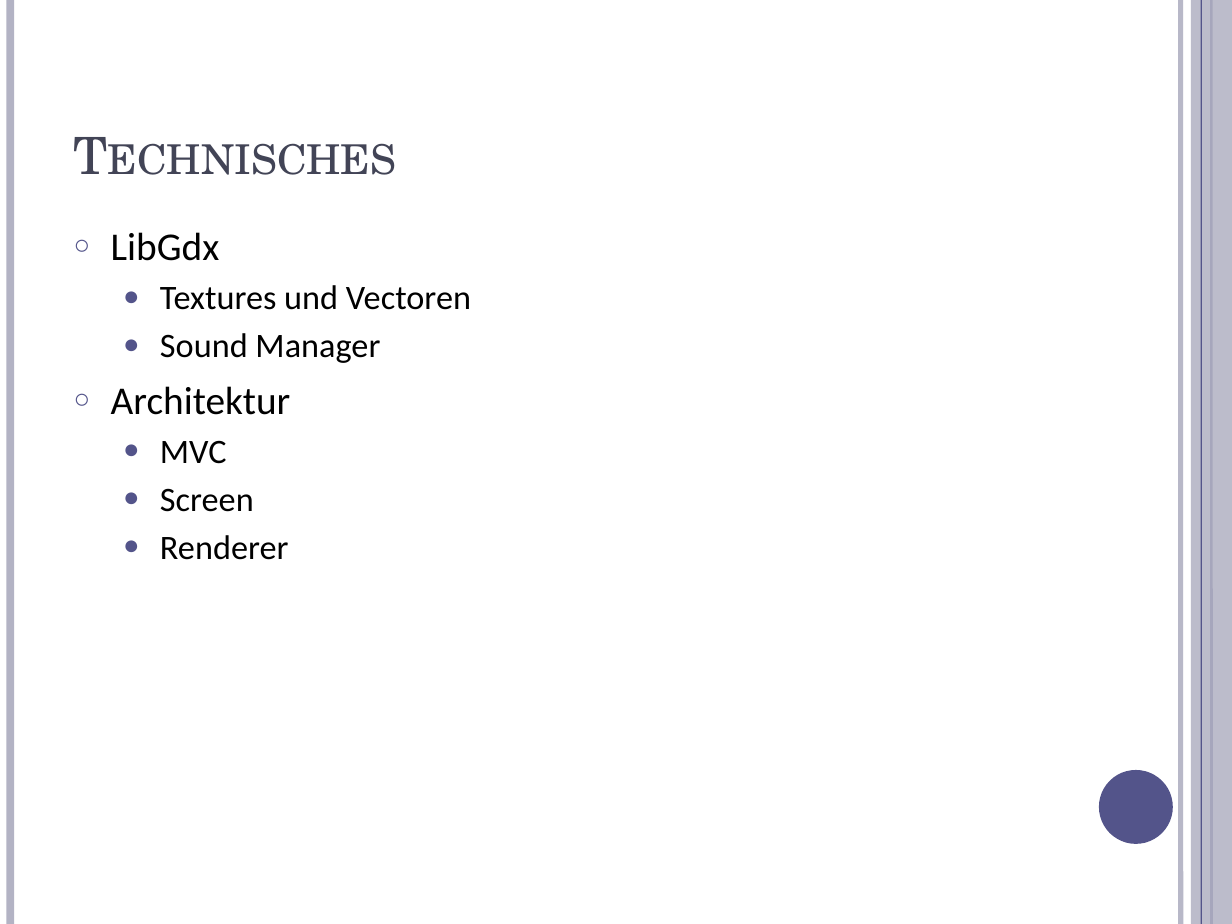
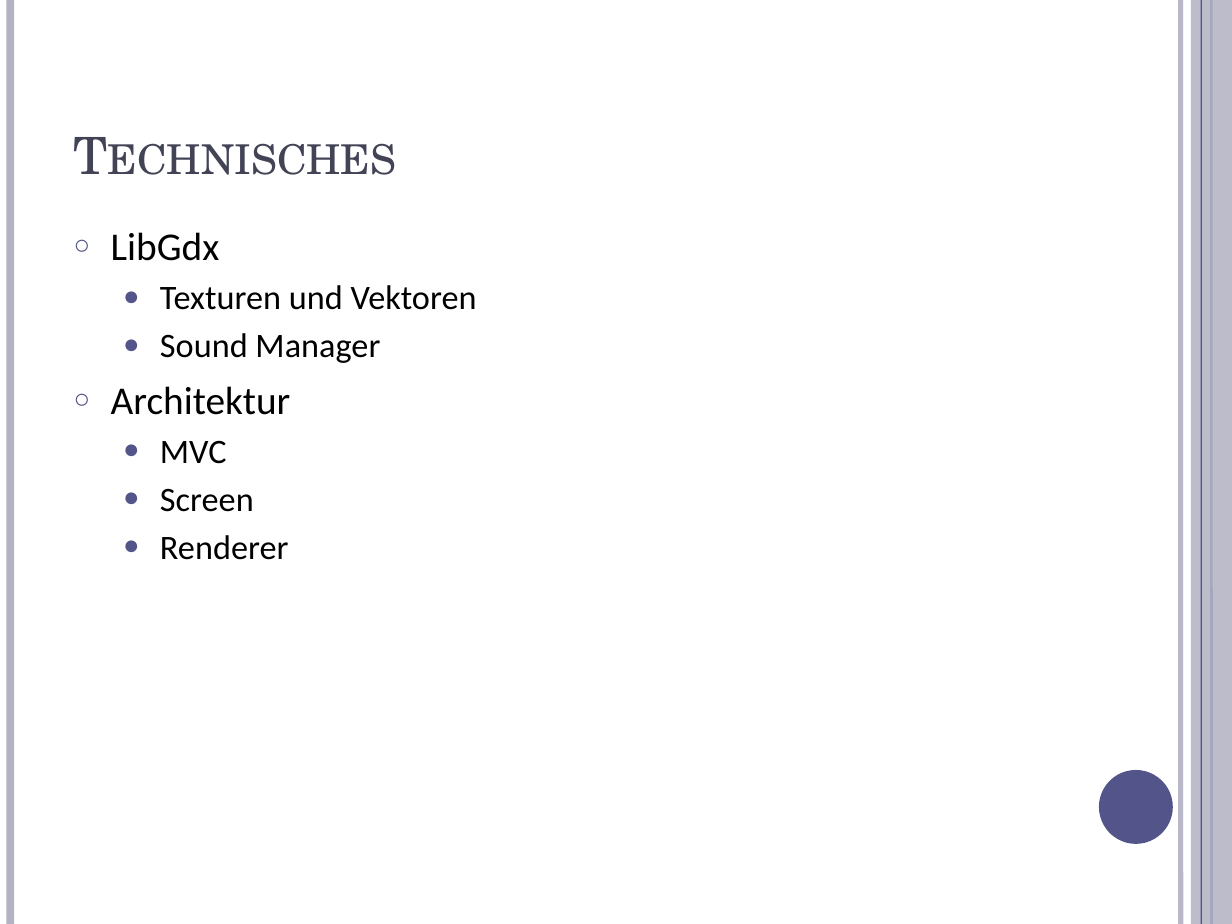
Before and after one commit to stoeffel/SEPS-GRP1, a slide deck: slide 7 of documentation/presentation/Analyse/Analyse.pptx (slide 8 before the commit). Drawn at 1232x924 pixels with LibreOffice and Linux fonts; fonts in the diff are those of the drawing. Boxes give left, top, right and bottom in pixels: in the first picture for what was removed or moved away, otherwise in the second. Text is boxed around its words. In the diff, an @@ line names an element or a change of style, - is before the commit and + after.

```diff
--- a/documentation/presentation/Analyse/Analyse.pptx
+++ b/documentation/presentation/Analyse/Analyse.pptx
@@ text at (x1=160, y1=285, x2=477, y2=310): text changed @@
-  ● Textures und Vectoren
+  ● Texturen und Vektoren
```
Also in this commit, not shown: 5 other slides changed, 1 slide removed, 2 other files.
